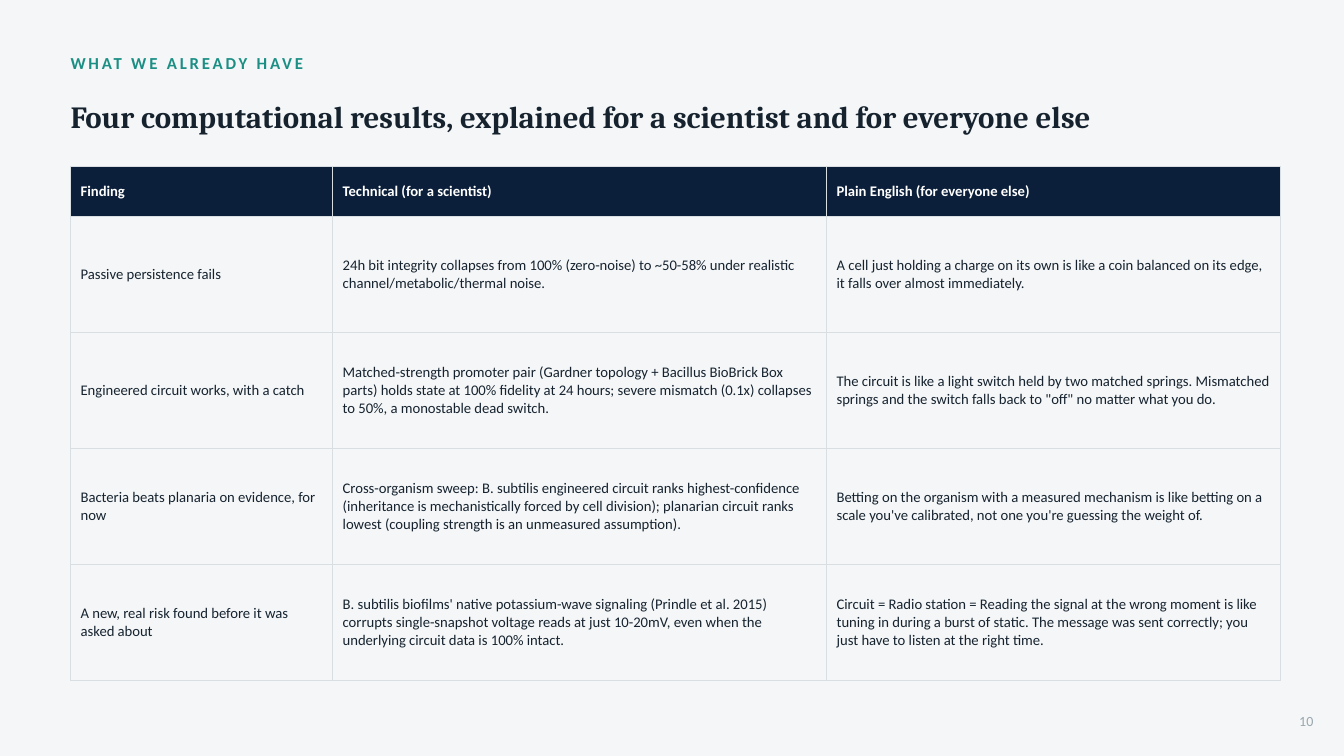
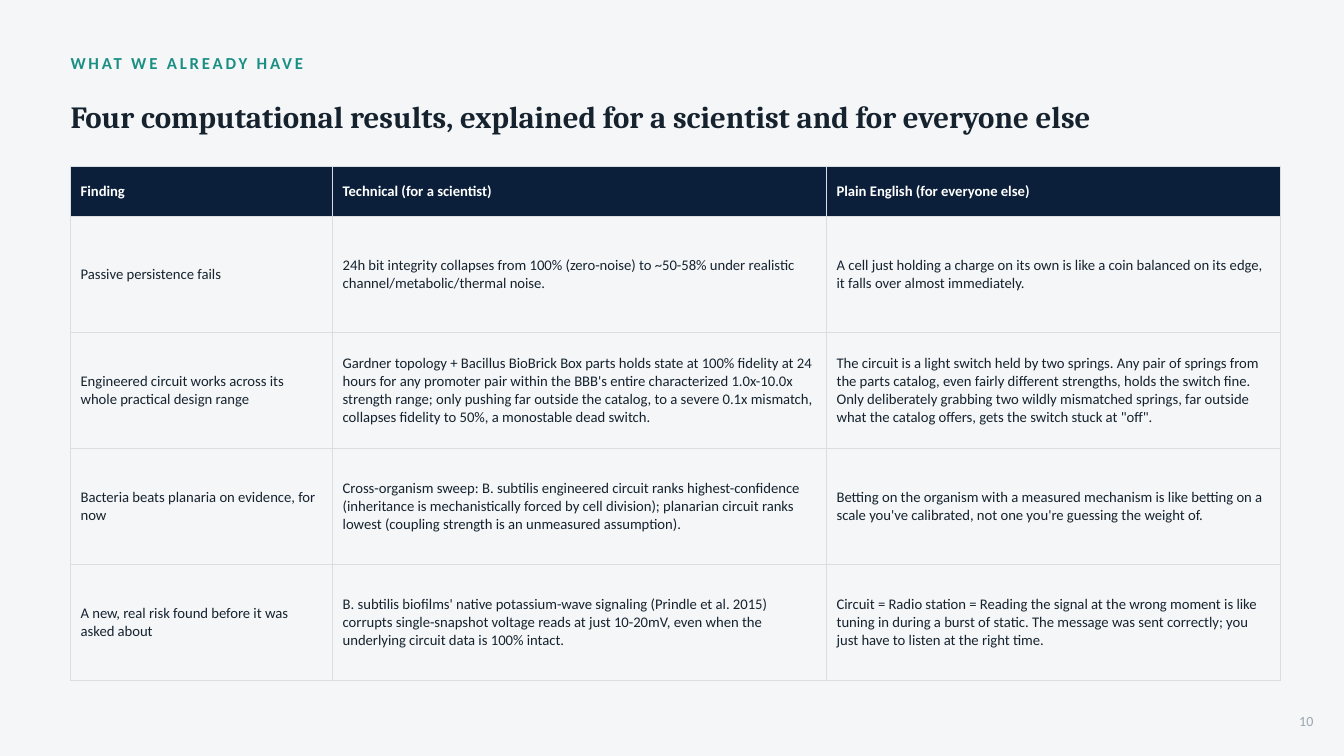
Before and after one commit to rewired89/Acheron, a slide deck: slide 10 of docs/pitch/Acheron_Pitch_Deck.pptx. Drawn at 1344x756 pixels with LibreOffice and Linux fonts; fonts in the diff are those of the drawing. Boxes give left, top, right and bottom in pixels: in the first picture for what was removed or moved away, otherwise in the second. Text is boxed around its words. In the diff, an @@ line names an element or a change of style, - is before the commit and + after.

```diff
--- a/docs/pitch/Acheron_Pitch_Deck.pptx
+++ b/docs/pitch/Acheron_Pitch_Deck.pptx
@@ table at box(71, 166, 1280, 670) @@
-row 3: Engineered circuit works, with a catch | Matched-strength promoter pair (Gardner topology + Bacillus BioBrick Box parts) holds state at 100% fidelity at 24 hours; severe mismatch (0.1x) collapses to 50%, a monostable dead switch. | The circuit is like a light switch held by two matched springs. Mismatched springs and the switch falls back to "off" no matter what you do.
+row 3: Engineered circuit works across its whole practical design range | Gardner topology + Bacillus BioBrick Box parts holds state at 100% fidelity at 24 hours for any promoter pair within the BBB's entire characterized 1.0x-10.0x strength range; only pushing far outside the catalog, to a severe 0.1x mismatch, collapses fidelity to 50%, a monostable dead switch. | The circuit is a light switch held by two springs. Any pair of springs from the parts catalog, even fairly different strengths, holds the switch fine. Only deliberately grabbing two wildly mismatched springs, far outside what the catalog offers, gets the switch stuck at "off".
```
Also in this commit, not shown: 2 other slides changed, 1 other file.
